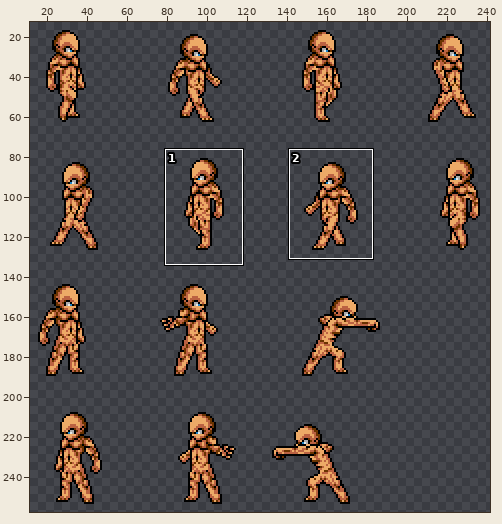
Two states of a sprite sheet, img/units/skin1.png. The first picture is a wide view before the edit; the outline marks the close-up.
Close-up. Old version:
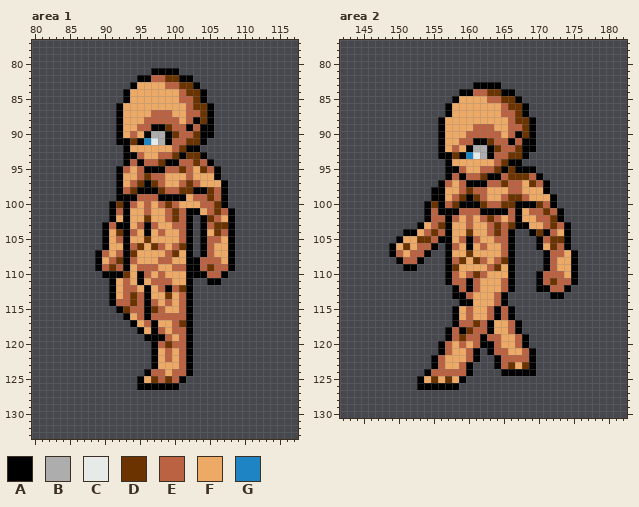
The file is 500x500 pixels. Shown: area 1: x 80..117, y 77..133; area 2: x 142..182, y 77..130. The wide view leaves out empty margins. The commit also changed other parts of the picture, which this record leaves out.
Palette (. is transparent): A #000000  B #adadad  C #e6ebea  D #6a3300  E #bb6242  F #edaa67  G #1e84c4
Pixels before, area 1, first column x 89:
 81 ........AAAA........
 82 ......AAEEDDAA......
 83 .....AFFFFEEDDA.....
 84 ....AFFFFFFFEDDA....
 85 ....AFFFFFFFEEDA....
 86 ...AFFFFFFFFFEDDA...
 87 ...AFFFFEEEFFEEDA...
 88 ...AFFFEEEEEFEADA...
 89 ...AFFEEAADEEAEAA...
 90 ...AFEFABBADEEDAA...
 91 ...AADAGCBAEEDDA....
 92 ....AFFFFFFEDAA.....
 93 ....AAEFFEEDADDA....
 94 ....AEAEEDAAEEDEA...
 95 ...AEFEAAAEEDEFDEA..
 96 ...AFFEDEEFFFEFFFA..
 97 ...AFEDADEFFEDEFFFA.
 98 ...AEDAAADEEDDAADEA.
 99 ...AAAEEEAAAAFEEDEA.
100 ..ADAEFEFEDEFFFEEDA.
101 ..AEAFFEFFEDEAAFEDEA
102 ..AFAFFDFFEDEA.ADEFA
103 .AEAAFEAEFFEEA.AEDDA
104 .AFDAEFAFEFFEA.AFDEA
105 .AFEAFFDFFFFEA.AEEFA
106 .AFFAEDFDEFEDA.AEFFA
107 AEFEADFFFFEDFA.AEFFA
108 AFEDAEFFFEEFFAAEEEFA
109 AEDEAFEEEFFEEAAEDEEA
110 .AAADFAEFEFFFAAAEEA.
111 ..AFEFAFEEEFFA..AA..
112 ..AFEEFAFEAEDA......
113 ..AFEDEAFFDFEA......
114 ..AEEDEAEFEFEA......
115 ...ADEEADEFFEA......
116 ....AFEAEEEEEA......
117 .....AFEAFFEDA......
118 ......AFAEFEEA......
119 .......AAAEFEA......
120 ........AEDEEA......
121 ........AFEFEA......
122 ........AFEFEA......
123 ........AFFFEA......
124 .......AEEFEEA......
125 ......AFDEDEA.......
126 ......AAAAAA........
Pixels before, area 2, first column x 149:
 83 ............AAAA...........
 84 ..........AAEEDDAA.........
 85 .........AFFFFEEDDA........
 86 ........AFFFFFFFEDDA.......
 87 ........AFFFFFFFEEDA.......
 88 .......AFFFFFFFFFEDDA......
 89 .......AFFFFEEEFFEEDA......
 90 .......AFFFEEEEEFEADA......
 91 .......AFFEEAADEEAEAA......
 92 .......AFEFABBADEEDAA......
 93 .......AADAGCBAEEDDA.......
 94 ........AFFFFFFEDAA........
 95 ........AAEFFEEDADAAA......
 96 ........AEAEEDAAEDDDEA.....
 97 .......AEFEAAAEEDEEFDEA....
 98 ......AAFFEDEEFFFEEFFFA....
 99 ......AAFEDADEFFEDDEFFFA...
100 .....ADAEDAAADEEDDAAADEA...
101 .....AEAAAEEEAAAAEAFEEDEA..
102 .....AEEAEFEFEDEFEAFFEEDA..
103 ....AFEDAFFEFFEDEDAAFFEDEA.
104 ..AAFEDEAFFDFFEDEA..ADAEFA.
105 .AFFDDEAAFEAEFFEEA...AEDDA.
106 AFDFEEA.AEFAFEFFEA...AFDEA.
107 AEFEEA..AFFDFFFFEA....AEEFA
108 .AEEA...AEDFDEFEDA....AEFFA
109 ..AA....ADFFFFEDFA....AEFFA
110 ........AEFEDEFFFA...AEEEFA
111 ........AEEAEFFFEA...AEDEEA
112 .........AEAEFFFEA...AAEEA.
113 .........AAEFFFEA......AA..
114 ..........AAFFFEA..........
115 .........AFEFFEAEA.........
116 .........AFEFFEAEA.........
117 .........AEEDEAFFEA........
118 ........AEADEEAFFEA........
119 ........AEDEEAEEFFEA.......
120 .......AEFEFEAAEFFEA.......
121 .......AEFFEA.AEEFFEA......
122 ......AEFFFEA..AEEEEA......
123 ......AEFFEA...AEDFDA......
124 .....AEEEEEA....AAAAA......
125 ....AFDFDFA................
126 ....AAAAAA.................
Now the later version:
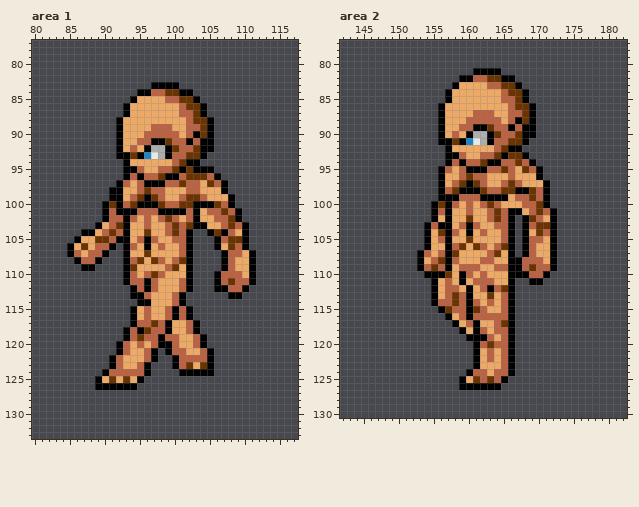
The edit:
Changed rows in their new state; - is an unchanged pixel.
Area 1:
first column x 85:
 81 ------------....-----------
 82 ----------........---------
 83 ---------...AAAA...--------
 84 --------..AAEEDDAA..-------
 85 --------.A----EEDDA.-------
 86 -------.A-------ED-A.------
 87 -------.A---FFF-E-DA.------
 88 -----------FFFFF--D--------
 89 ----------FFEEEFFE-D-------
 90 ---------F-EEEEEF-AD-------
 91 --------FFEEAAD--AE-A------
 92 -------AFE-ABBADEEDAA------
 93 -------A-DAGCBAEE----------
 94 ---------FFFFFFEDAA..------
 95 -------.AA-FFE-DADAAA.-----
 96 -------.AEAE-DAAEDDDE------
 97 --------EFE-AAEEDE--DE-----
 98 ------A-FFEDEEFFFEEFFF-----
 99 ------A-FEDADEFFEDD-FFFA---
100 -----ADAEDAAADE-DDAAA-EA---
101 -----AEA-AE-EAAAAE---EDEA--
102 -----AEE-E-E-EDEFEAFF-EDA--
103 ----AF-D--FEF-ED-DA-FFEDEA-
104 --AAFEDE-F-D-FED---.A-AEFA-
105 -AFFDDEA--EAE--E---..AEDDA-
106 AFDFEEA.--FAF--FE--..A-DEA-
107 AEFEEA..-F-D--FFE--...AEEFA
108 -AEE-...--D-D-FED-....AEFFA
109 --AA....-DFFF-EDF-....AEFFA
110 -----...AEF-D-----...AEEEFA
111 ------..AEEA-FF-E---.-EDEEA
112 ------...AE-EFFFE----AAEEA-
113 ------...AAE--FEA.-----AA--
114 ------....A-F-FEA.---------
115 -------..AFEFFEA-----------
116 --------.AFEFF-A-----------
117 ----------E-DEAFFEA--------
118 --------AE-DE-AFFEA--------
119 --------AEDEE--EFFEA-------
120 -------AEFEFEAA-FFEA-------
121 -------AEFFE-.AE-FFEA------
122 ------AEFFFE-..A-EEEA------
123 ------AEFFEA...A-DFDA------
124 -----AEEEEE-....A-AAA------
125 ----AFDFDF-......----------
126 ----AAAAAA......-----------
Area 2:
first column x 149:
 81 ------------AAAA-----------
 82 ----------AAEEDDAA---------
 83 ---------AFFFFEEDDA--------
 84 --------AFFFFFFFEDDA-------
 85 --------AF----FFEEDA-------
 86 -------AF-------FE-DA------
 87 -------AF---EEE-F-EDA------
 88 -----------EEEEE--A--------
 89 ----------EEAADEEA-A-------
 90 ---------E-ABBADE-DA-------
 91 --------ADAGCBA--DD-.------
 92 -------.AF-FFFFEDAA..------
 93 -------.-AEFFEEDA----------
 94 ---------EAEEDAAEEDEA------
 95 -------AEF-AAA-EDEFDEA-----
 96 -------AFFED-EFFFEFFF------
 97 --------FED-DEFFED--FF-----
 98 ------.-EDAAADEEDDAADE-----
 99 ------.-AAEEEAAAAFE-DEA.---
100 -----.ADAEFEFED-FFFEE-A.---
101 -----.AE-FF-FFEDEA---DEA.--
102 -----.AF-F-D-FEDEA.AD-FA.--
103 ----.A-A--EAE-FE-A.-EDDA..-
104 --...AFD-E-A-EFF---AF-EA..-
105 -....AFE--FDF--F---AEEFA..-
106 .....AFF--DFD--ED--AEF-A..-
107 ....AEFE-D-F--EDF--AEFFA...
108 -...-FED--F-F-EFF-AEEEFA...
109 --..AEDE-FEEE-FEE-AEDEEA...
110 -----AAADFA-F-----AAEEA....
111 ------AFEFAF-EE-F---A-.....
112 ------AFEEF-FEAED----.....-
113 ------AFEDEA--DFEA-----..--
114 ------AEEDE-E-EFEA---------
115 -------ADEEADEFF-----------
116 --------AFEAEE-E-----------
117 ----------F-AFFEDA.--------
118 --------..-FA-FEEA.--------
119 --------...AA--FEA..-------
120 -------.....AED-EA..-------
121 -------.....-FEF-A...------
122 ------......-FEF-A...------
123 ------......AFFF-A...------
124 -----......-EEFEE-...------
125 ----......-FDEDEA----------
126 ----......AAAAAA-----------
